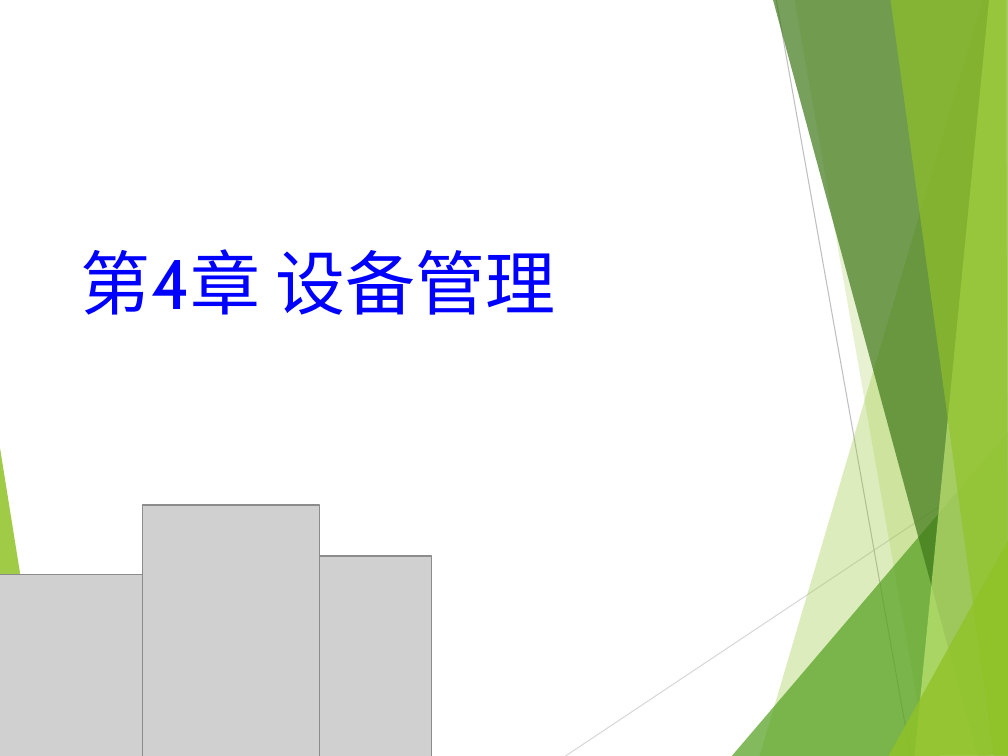
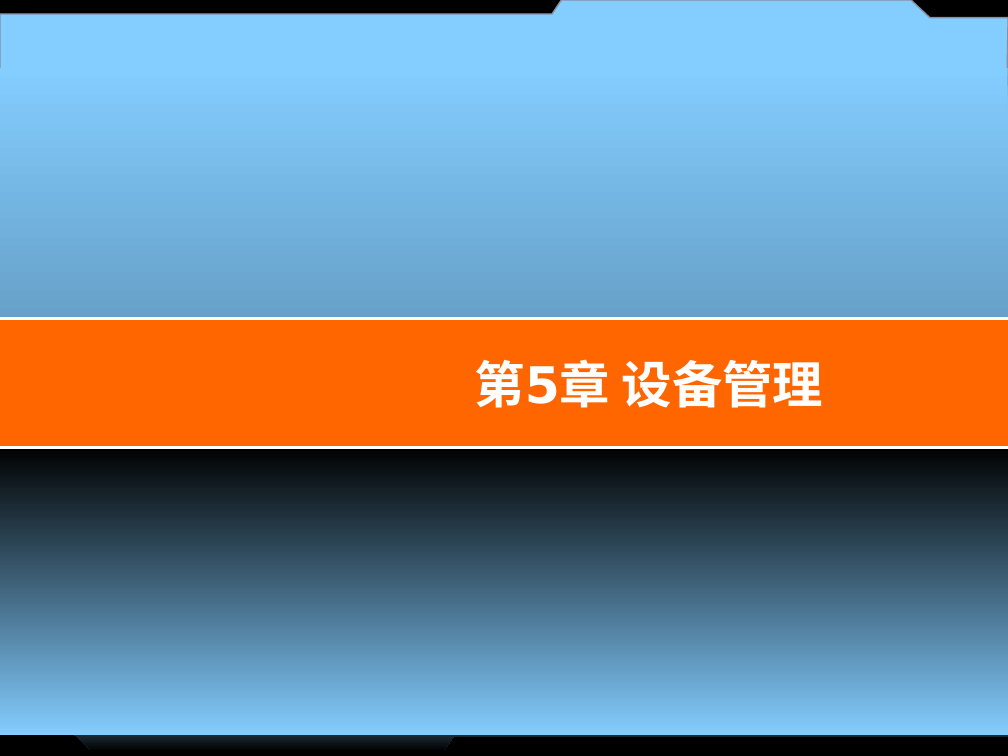
Before and after one commit to zeemeil/zeemeil.github.io, a slide deck: slide 1 of files/2025_2_OS/1015_OS_device.pptx. Drawn at 1008x756 pixels with LibreOffice and Linux fonts; fonts in the diff are those of the drawing; grey boxes stand for pictures; background and template pictures are left out. Boxes give left, top, right and bottom in pixels: in the first picture for what was removed or moved away, otherwise in the second. Text is boxed around its words. In the diff, an @@ line names an element or a change of style, - is before the commit and + after.

```diff
--- a/files/2025_2_OS/1015_OS_device.pptx
+++ b/files/2025_2_OS/1015_OS_device.pptx
@@ background #FFFFFF to #000000 @@
@@ freeform shape added at (0,0,1008,77), fill #83CDFF, outline #878FA5 1 pt @@
@@ rectangle added at (0,69,1008,679), fill gradient #83CDFF to #5E93B6 @@
@@ rectangle added at (0,319,1008,448), fill #FF6600, outline #FFFFFF 2 pt @@
@@ title "第5章 设备管理" at (474,359,824,408): vertical alignment top to middle @@
@@ title at (474,359,824,408): text changed; size 50 to 36 pt; font Cabin to DejaVu Sans; text colour #0000FF to #FFFFFF; bold on @@
-第4章 设备管理
+第5章 设备管理
@@ rectangle added at (0,446,1008,736), fill gradient #000000 to #83CDFF @@
@@ picture removed at (142,505,320,756) @@
@@ group removed at (0,0,1008,756): 8 freeform shapes, 2 lines @@
@@ picture removed at (290,556,431,756) @@
@@ picture removed at (0,575,161,756) @@
@@ freeform shape added at (0,674,1008,751), fill gradient #83CDFF to #000000 @@
```
Also in this commit, not shown: 7 other slides changed, 104 slides added, 103 slides removed, 11 other files.
